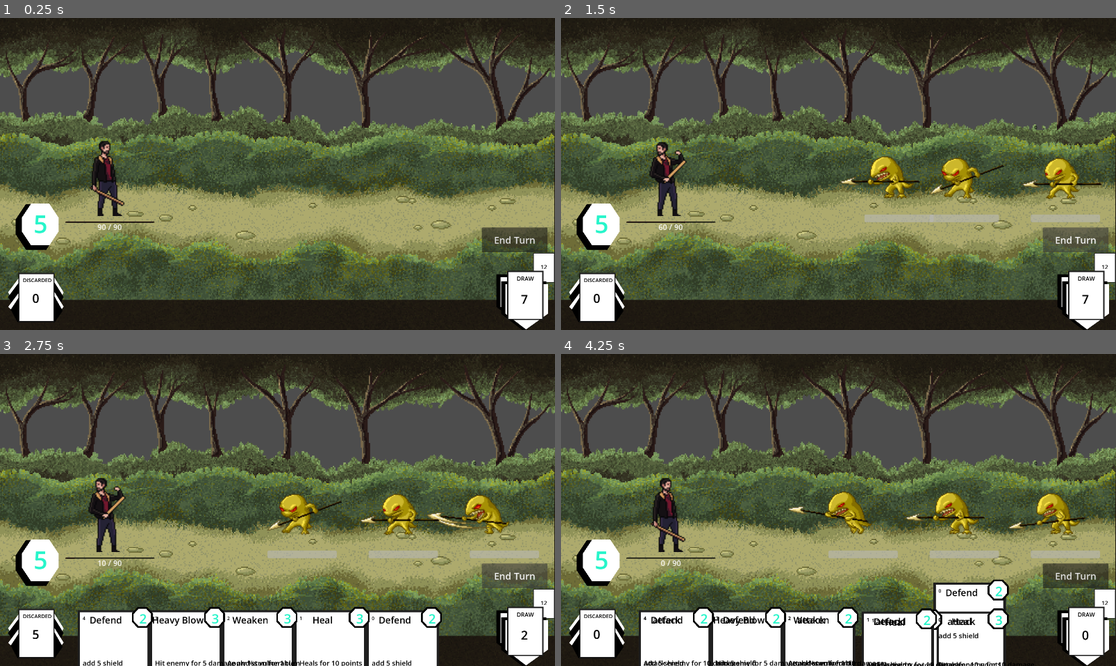
Above: before the commit, frames 1-4 (two rows, left to right).
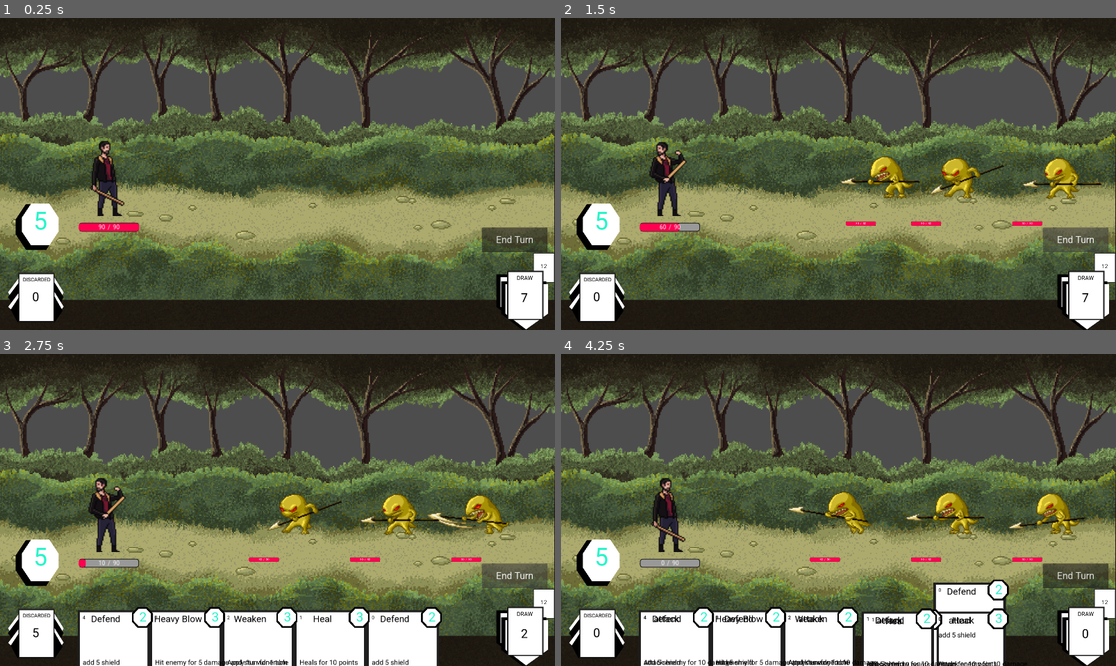
Above: after the commit, the same moments.

Repository: Leosten/card-game
Game: Godot game, scene res://main.tscn
Two runs of this game, one before a commit and one after it. Both use one fixed random seed, a clock stepped at 60 frames per second and the inputs below.
Inputs (mouse positions are in pixels of both pictures, inside the frame that each line leads up to):
- Up to frame 1 (0.25 s): no input
- Up to frame 2 (1.5 s): click "End Turn" at 0.5 s; click "End Turn" at 1.25 s
- Up to frame 3 (2.75 s): click "End Turn" at 2 s
- Up to frame 4 (4.25 s): move the mouse to (966, 656) at 2.77 s; click (966, 656) at 2.92 s; move the mouse to (971, 628) at 3.52 s; click (971, 628) at 3.67 s

The runs differ from the first frame. In frame 1, 0.7% of the frame differs, in the area x 4-99%, y 62-92%; in frame 2, 1.9%; in frame 3, 3.2%; in frame 4, 3.7%, in the area x 4-99%, y 34-100%.

Commit message:
working state, icons to fix

Diff:
--- a/Manager/action_manager.gd
+++ b/Manager/action_manager.gd
@@ -35,7 +35,8 @@
 		if action == CardUtils.action_type.SHIELD:
 			var shield_value = HealUtils.calculate_final_shield(card.shield, battle_state.player_stats)
 			battle_state.player_stats = HealUtils.apply_shield(shield_value, battle_state.player_stats)
-			battle_state.player_stats.shielded.emit(shield_value)
+			battle_state.player_stats.shielded.emit()
+			battle_state.player_stats.stats_changed.emit()
 		if action == CardUtils.action_type.BUFFS:
 			battle_state.player_stats = StatusUtils.apply_buffs(battle_state.player_stats, card.buffs)
 		if (enemy != null) :
@@ -44,8 +45,10 @@
 				enemy = DamageUtils.apply_damage(final_damage, enemy)
 			if action == CardUtils.action_type.STATUS_EFFECTS:
 				enemy = StatusUtils.apply_status_effects(enemy, card.status_effects)
+			enemy.stats_changed.emit()
 			check_for_death(enemy, battle_state)
 
+	battle_state.player_stats.stats_changed.emit()
 	cost_card_mana(battle_state, card.cost)
 	card_used.emit(card)
 
--- a/Manager/character_manager.gd
+++ b/Manager/character_manager.gd
@@ -1,6 +1,5 @@
 extends Node
 
-const PlayerStats = preload("res://Resources/Characters/player_stats.gd")
 var player_stats : PlayerStats
 
 func _init():
--- a/Manager/game_manager.gd
+++ b/Manager/game_manager.gd
@@ -1,10 +1,12 @@
 extends Node
 
 const CardManager = preload("res://Manager/card_manager.gd")
+const UiManager = preload("res://Manager/ui_manager.gd")
 const PlayerStats = preload("res://Resources/Characters/player_stats.gd")
 const CharacterManager = preload("res://Manager/character_manager.gd")
 
 var card_manager : CardManager
+var ui_manager : UiManager
 var character_manager : CharacterManager
 var battle_state : BattleState
 var char_scene : PackedScene = null
@@ -20,10 +22,13 @@
 func _ready() -> void:
 	# select char id at start menu
 	battle_state = BattleState.new()
+	ui_manager = UiManager.new()
+	ui_manager.load_all_icons()
 	char_id = 1
 	card_manager = CardManager.new()
 	character_manager = CharacterManager.new()
 	card_manager.load_all_cards()
+
 	init_cards()
 	init_player(char_id)
 	print("init done")
--- /dev/null
+++ b/Manager/ui_manager.gd
@@ -0,0 +1,14 @@
+class_name UiManager
+
+var loaded_icons : Dictionary
+
+func load_all_icons():
+	for status_name in StatusUtils.status_effects:
+		var status_value: int = StatusUtils.status_effects[status_name]
+		var icon = load("res://View/UI/icons/" + str(status_name).to_lower() + "_icon.tscn")
+		loaded_icons[status_value] = icon
+	print("icons loaded")
+	print(loaded_icons)
+
+func get_icon(icon):
+	return loaded_icons[icon]
--- a/Resources/Characters/1/Character1.gd
+++ b/Resources/Characters/1/Character1.gd
@@ -1,40 +1,16 @@
 extends TargetCharacter
 
-@export var player_stats : PlayerStats
-@onready var card_hand_hud = $CardHandHud
-
-@onready var stats_window = $CharacterStatsWindow
-
-func _ready():
-	pass
-	#stats_window.stats = player_stats
-	#stats_window = get_node('CharacterStatsWindow')
-
 func init(battle_state: BattleState):
-	player_stats = battle_state.player_stats
-	stats_window = get_node('CharacterStatsWindow')
-	stats_window.stats = player_stats
-
+	stats = battle_state.player_stats
 	connect_player_signals()
-	update()
 
 func connect_player_signals():
-	player_stats.stats_changed.connect(on_stats_changed)
-	player_stats.current_mana_changed.connect(on_mana_changed)
-	player_stats.damage_taken.connect(on_damage_taken)
-	player_stats.buffed
+	super()
+	stats.current_mana_changed.connect(on_mana_changed)
 
 func _process(_delta):
 	if not animating:
 		_animated_sprite.play("idle")
-
-func update():
-	stats_window.update()
-	#$HealthBar.max_value = player_stats.max_health
-	#$HealthBar.value = player_stats.health
-
-func on_stats_changed():
-	update()
 
 func on_mana_changed():
 	#not used right now, scene update is in battle
--- a/Resources/Characters/1/Character1.tscn
+++ b/Resources/Characters/1/Character1.tscn
@@ -111,7 +111,7 @@
 [sub_resource type="RectangleShape2D" id="RectangleShape2D_q7hkx"]
 size = Vector2(41, 76)
 
-[node name="Character1" type="CharacterBody2D" unique_id=340876869]
+[node name="Character1" type="AnimatableBody2D" unique_id=807185565]
 scale = Vector2(4, 4)
 script = ExtResource("1_vchkt")
 
@@ -124,5 +124,5 @@
 shape = SubResource("RectangleShape2D_q7hkx")
 
 [node name="CharacterStatsWindow" parent="." unique_id=1699102038 instance=ExtResource("5_txy3v")]
-position = Vector2(-35.75, 68.75)
-scale = Vector2(0.4, 0.4)
+position = Vector2(-24.25, 69.75)
+scale = Vector2(0.5, 0.5)
--- a/Resources/Characters/target_character.gd
+++ b/Resources/Characters/target_character.gd
@@ -1,9 +1,30 @@
 class_name TargetCharacter
 
-extends CharacterBody2D
+extends AnimatableBody2D
 
 var animating = false
 @onready var _animated_sprite : AnimatedSprite2D = $AnimatedSprite2D
+@onready var stats_window = $CharacterStatsWindow
+var stats : Targetable
+
+func connect_player_signals():
+	stats.stats_changed.connect(on_stats_changed)
+	stats.damage_taken.connect(on_damage_taken)
+	stats.buffed.connect(on_buffed)
+	stats.shielded.connect(on_shielded)
+
+func update_stats_window():
+	stats_window.update()
+
+func on_stats_changed():
+	print("target stats changed")
+	print(stats.status_effects)
+	update_stats_window()
+
+func _ready():
+	stats_window = get_node('CharacterStatsWindow')
+	stats_window.stats = stats
+	update_stats_window()
 
 func attack_animation():
 	animating = true
@@ -11,3 +32,17 @@
 	_animated_sprite.play("attack")
 	await _animated_sprite.animation_finished
 	animating = false
+
+func on_damage_taken(damage):
+	animating = true
+	_animated_sprite.stop()
+	_animated_sprite.play("damage_taken")
+	await _animated_sprite.animation_finished
+	animating = false
+
+func on_buffed():
+	pass
+
+func on_shielded():
+	print("has ben shielded")
+	pass
--- a/Utils/damage_utils.gd
+++ b/Utils/damage_utils.gd
@@ -9,6 +9,8 @@
 		if (damage_value == target.shield):
 			target.shield = 0
 			target.shield_broken.emit()
+			target.stats_changed.emit()
+
 			return
 		if (damage_value >= target.shield):
 			var current_shield = target.shield
@@ -17,10 +19,12 @@
 			target.health -= final_damage
 			target.shield_broken.emit()
 			target.damage_taken.emit(final_damage)
+			target.stats_changed.emit()
 			return target
 		else:
 			target.shield -= damage_value
 			target.damage_shielded.emit(damage_value)
+			target.stats_changed.emit()
 			return target
 	target.health -= damage_value
 	target.damage_taken.emit(damage_value)
--- a/Utils/heal_utils.gd
+++ b/Utils/heal_utils.gd
@@ -14,6 +14,7 @@
 	return shield_value
 
 static func apply_shield(shield_value, target : Targetable):
+	print("apply shield %s" % str(shield_value))
 	target.shield += shield_value
 	return target
 
--- a/Utils/status_utils.gd
+++ b/Utils/status_utils.gd
@@ -24,7 +24,9 @@
 				existing_effect.duration += effect.duration
 			target.statused.emit(effect)
 			return target
+		print("added effect")
 		target.status_effects.append(effect)
+		print(target.status_effects)
 		target.statused.emit(effect)
 	return target
 
@@ -67,3 +69,8 @@
 		if status.type == status_effect_to_find:
 			return status
 	return null
+
+func get_status_icons():
+	var icons = []
+	#for buff in StatusUtils.buffs:
+		#var icon = Button.new()
--- a/View/Battle/character_stats_window.gd
+++ b/View/Battle/character_stats_window.gd
@@ -1,12 +1,39 @@
 extends Node
 
 var stats : Targetable
+var local_buffs: Array[Buff]
+var local_status: Array[StatusEffect]
 
 func update():
+	print("SHIELD VALUE FINAL: %s" % stats.shield)
+	if stats.shield > 0:
+		$VBoxContainer/HealthBar/ShieldBar.show()
+		$VBoxContainer/HealthBar/ShieldBar.value = stats.shield
+		$VBoxContainer/HealthBar/ShieldBar.max_value = stats.shield
+		$VBoxContainer/HealthBar/ShieldValue.show()
+		$VBoxContainer/HealthBar/ShieldValue.text = str(stats.shield)
+	else:
+		$VBoxContainer/HealthBar/ShieldBar.hide()
+		$VBoxContainer/HealthBar/ShieldValue.hide()
 	$VBoxContainer/HealthBar.value = stats.health
 	$VBoxContainer/HealthBar.max_value = stats.max_health
-	$VBoxContainer/HealthBar/ShieldBar.value = stats.shield
-	$VBoxContainer/HealthBar/ShieldBar.max_value = stats.max_health
-
 	$VBoxContainer/HealthBar/CenterContainer/HBoxContainer/Health.text = str(stats.health)
 	$VBoxContainer/HealthBar/CenterContainer/HBoxContainer/MaxHealth.text = str(stats.max_health)
+
+	#if stats.buffs.is_empty() == false:
+		#print("check buffs")
+		#local_buffs = stats.buffs
+		#for buff : Buff in stats.buffs:
+			#if buff not in local_buffs:
+				#var icon = GameManager.ui_manager.get_icon(buff.type).new()
+				#$BuffsGrid.add_child(icon)0
+	print("in update")
+	print(stats.status_effects)
+	if stats.status_effects.is_empty() == false:
+		print("check statuses")
+		for status : StatusEffect in stats.status_effects:
+			if status not in local_status:
+				print(status.type)
+				var icon = GameManager.ui_manager.get_icon(status.type).instantiate()
+				$BuffsGrid.add_child(icon)
+				local_status.append(status)
--- a/View/Battle/character_stats_window.tscn
+++ b/View/Battle/character_stats_window.tscn
@@ -4,22 +4,70 @@
 [ext_resource type="Theme" uid="uid://dnmuk5j7d4rge" path="res://View/first_theme.tres" id="2_gxebv"]
 [ext_resource type="Theme" uid="uid://cjepiujjxaikd" path="res://View/Battle/shield_bar.theme" id="3_n0or3"]
 
+[sub_resource type="LabelSettings" id="LabelSettings_k1dyt"]
+font_size = 10
+font_color = Color(0.24313726, 0.60784316, 1, 1)
+outline_size = 1
+outline_color = Color(0, 0, 0, 1)
+
+[sub_resource type="LabelSettings" id="LabelSettings_ifhmy"]
+font_size = 10
+
+[sub_resource type="LabelSettings" id="LabelSettings_bjp1d"]
+font_size = 10
+
+[sub_resource type="LabelSettings" id="LabelSettings_fv8vx"]
+font_size = 10
+
 [node name="CharacterStatsWindow" type="Node2D" unique_id=1699102038]
 script = ExtResource("1_xnyjr")
 
 [node name="VBoxContainer" type="VBoxContainer" parent="." unique_id=212147831]
-offset_right = 192.0
+offset_right = 104.0
 offset_bottom = 74.0
 
 [node name="HealthBar" type="ProgressBar" parent="VBoxContainer" unique_id=632292429]
+custom_minimum_size = Vector2(0, 15)
 layout_mode = 2
+size_flags_vertical = 8
 theme = ExtResource("2_gxebv")
 show_percentage = false
 
+[node name="ShieldBar" type="ProgressBar" parent="VBoxContainer/HealthBar" unique_id=704427127]
+custom_minimum_size = Vector2(0, 10)
+layout_mode = 0
+offset_left = 46.0
+offset_top = 1.0
+offset_right = 103.0
+offset_bottom = 14.0
+theme = ExtResource("3_n0or3")
+min_value = 20.0
+value = 20.0
+fill_mode = 1
+show_percentage = false
+
+[node name="ShieldValue" type="Label" parent="VBoxContainer/HealthBar" unique_id=969845377]
+layout_mode = 0
+offset_left = 110.0
+offset_top = 1.0
+offset_right = 135.0
+offset_bottom = 21.0
+text = "23"
+label_settings = SubResource("LabelSettings_k1dyt")
+
 [node name="CenterContainer" type="CenterContainer" parent="VBoxContainer/HealthBar" unique_id=1848022517]
-layout_mode = 0
-offset_right = 192.0
-offset_bottom = 23.0
+layout_mode = 1
+anchors_preset = 7
+anchor_left = 0.5
+anchor_top = 1.0
+anchor_right = 0.5
+anchor_bottom = 1.0
+offset_left = -51.0
+offset_top = -20.0
+offset_right = 52.0
+offset_bottom = 6.0
+grow_horizontal = 2
+grow_vertical = 0
 
 [node name="HBoxContainer" type="HBoxContainer" parent="VBoxContainer/HealthBar/CenterContainer" unique_id=984800883]
 layout_mode = 2
@@ -28,24 +76,20 @@
 [node name="Health" type="Label" parent="VBoxContainer/HealthBar/CenterContainer/HBoxContainer" unique_id=704031492]
 layout_mode = 2
 text = "10"
+label_settings = SubResource("LabelSettings_ifhmy")
 
 [node name="Separator" type="Label" parent="VBoxContainer/HealthBar/CenterContainer/HBoxContainer" unique_id=1917310321]
 layout_mode = 2
 text = "/"
+label_settings = SubResource("LabelSettings_bjp1d")
 
 [node name="MaxHealth" type="Label" parent="VBoxContainer/HealthBar/CenterContainer/HBoxContainer" unique_id=723403970]
 layout_mode = 2
 text = "100"
+label_settings = SubResource("LabelSettings_fv8vx")
 
-[node name="ShieldBar" type="ProgressBar" parent="VBoxContainer/HealthBar" unique_id=704427127]
-layout_mode = 0
-offset_left = 86.0
-offset_top = 3.0
-offset_right = 188.0
-offset_bottom = 22.0
-theme = ExtResource("3_n0or3")
-fill_mode = 1
-show_percentage = false
-
-[node name="list_icons" type="HBoxContainer" parent="VBoxContainer" unique_id=133163696]
-layout_mode = 2
+[node name="BuffsGrid" type="GridContainer" parent="." unique_id=301094566]
+offset_top = 17.0
+offset_right = 160.0
+offset_bottom = 75.0
+columns = 2
--- a/View/Cards/card_hud.gd
+++ b/View/Cards/card_hud.gd
@@ -115,6 +115,7 @@
 func update_piles_count():
 	$DrawPile/DrawCount.text = str(draw_pile.size())
 	$DiscardPile/DiscardCount.text = str(discard_pile.size())
+	pass
 
 func reposition_cards():
 	for card in displayed_hand:
--- a/View/Monsters/Monster.tscn
+++ b/View/Monsters/Monster.tscn
@@ -1,61 +1,59 @@
 [gd_scene format=3 uid="uid://ctehutl7her3g"]
 
 [ext_resource type="Script" uid="uid://b3kupijqw5fv" path="res://View/Monsters/monster.gd" id="1_3k3gj"]
-
-[sub_resource type="SpriteFrames" id="SpriteFrames_lxhm3"]
-animations = []
-
-[sub_resource type="RectangleShape2D" id="RectangleShape2D_ekkti"]
-resource_local_to_scene = true
-size = Vector2(556, 532)
+[ext_resource type="PackedScene" uid="uid://bnp4uikc62nj1" path="res://View/Battle/character_stats_window.tscn" id="2_c1y8i"]
 
 [sub_resource type="LabelSettings" id="LabelSettings_ekkti"]
 font_size = 25
 font_color = Color(0, 0, 0, 1)
 outline_size = 5
 
+[sub_resource type="RectangleShape2D" id="RectangleShape2D_ekkti"]
+resource_local_to_scene = true
+size = Vector2(97, 98)
+
 [sub_resource type="LabelSettings" id="LabelSettings_oqa6g"]
 font_color = Color(0, 0, 0, 1)
 shadow_size = 13
 shadow_color = Color(1, 1, 1, 0)
 
+[sub_resource type="SpriteFrames" id="SpriteFrames_lxhm3"]
+animations = []
+
 [node name="Monster" type="AnimatableBody2D" unique_id=903031461]
 script = ExtResource("1_3k3gj")
 
-[node name="AnimatedSprite2D" type="AnimatedSprite2D" parent="." unique_id=535737693]
-sprite_frames = SubResource("SpriteFrames_lxhm3")
-animation = &""
+[node name="MonsterName" type="Label" parent="." unique_id=1164102193]
+offset_left = -49.0
+offset_top = -71.0
+offset_right = 69.0
+offset_bottom = -40.0
+text = "TEST"
+label_settings = SubResource("LabelSettings_ekkti")
 
 [node name="Area2D" type="Area2D" parent="." unique_id=886200655]
+position = Vector2(-49, -71)
 
 [node name="CollisionShape2D" type="CollisionShape2D" parent="Area2D" unique_id=1799351193]
 z_index = 3
-position = Vector2(-8, 13)
+position = Vector2(37.5, 59)
 shape = SubResource("RectangleShape2D_ekkti")
 
-[node name="MonsterName" type="Label" parent="." unique_id=1164102193]
-offset_left = -74.0
-offset_top = -259.0
-offset_right = 457.0
-offset_bottom = -188.0
-text = "TEST"
-label_settings = SubResource("LabelSettings_ekkti")
-
 [node name="MonsterPosition" type="Label" parent="." unique_id=2049779721]
-offset_left = -24.0
-offset_top = -293.0
-offset_right = 101.0
-offset_bottom = -203.0
+offset_left = -49.0
+offset_top = -71.0
+offset_right = 69.0
+offset_bottom = -52.0
 text = "1"
 label_settings = SubResource("LabelSettings_oqa6g")
 
-[node name="HealthBar" type="ProgressBar" parent="." unique_id=902273698]
-offset_left = -119.0
-offset_top = 157.0
-offset_right = 121.0
-offset_bottom = 184.0
-step = 1.0
-show_percentage = false
+[node name="CharacterStatsWindow" parent="." unique_id=1699102038 instance=ExtResource("2_c1y8i")]
+position = Vector2(-59, 44)
+
+[node name="AnimatedSprite2D" type="AnimatedSprite2D" parent="." unique_id=535737693]
+position = Vector2(-49, -71)
+sprite_frames = SubResource("SpriteFrames_lxhm3")
+animation = &""
 
 [connection signal="mouse_entered" from="." to="." method="_on_mouse_entered"]
 [connection signal="area_entered" from="Area2D" to="." method="_on_area_2d_area_entered"]
--- a/View/Monsters/monster.gd
+++ b/View/Monsters/monster.gd
@@ -1,21 +1,17 @@
 class_name Monster
 
-extends AnimatableBody2D
+extends TargetCharacter
 
 signal clicked(monster_data: MonsterData)
 signal hovered(monster_data: MonsterData)
 signal dead(monster_data: MonsterData)
 
-@onready var _animated_sprite : AnimatedSprite2D = $AnimatedSprite2D
 @export var monster_data : MonsterData = null
-
 var battle_position
-var animating : bool = false
-var dying : bool = false
 
 func _ready() -> void:
+	super()
 	input_event.connect(_on_input_event)
-	update_health_bar()
 
 func _process(_delta):
 	if not animating:
@@ -23,6 +19,7 @@
 
 func init_data(m_data: MonsterData):
 	monster_data = m_data
+	stats = monster_data
 	$MonsterName.text = monster_data.name
 	$MonsterPosition.text = str(monster_data.battle_position)
 	connect_signals()
@@ -52,19 +49,12 @@
 func _on_area_2d_mouse_entered() -> void:
 	hovered.emit(monster_data)
 
-func update_health_bar():
-	$HealthBar.max_value = monster_data.max_health
-	$HealthBar.value = monster_data.health
-
 func on_monster_dead():
 	animating = true
 	_animated_sprite.stop()
 	_animated_sprite.play("death")
 	await _animated_sprite.animation_finished
 	dead.emit(monster_data)
-	self.queue_free()
-
-func on_death_finish():
 	self.queue_free()
 
 func spawn(battle_positions):
@@ -78,22 +68,5 @@
 		MonsterUtils.action_types.DAMAGE:
 			attack_animation()
 
-func attack_animation():
-	animating = true
-	_animated_sprite.stop()
-	_animated_sprite.play("attack")
-	await _animated_sprite.animation_finished
-	animating = false
-
 func on_action(action_type):
 	play_action_animation(action_type)
-
-func on_damage_taken(damage):
-	animating = true
-	_animated_sprite.stop()
-	_animated_sprite.play("damage_taken")
-	await _animated_sprite.animation_finished
-	animating = false
-
-func on_stats_changed():
-	update_health_bar()
--- /dev/null
+++ b/View/UI/icons/icon_template.tscn
@@ -0,0 +1,34 @@
+[gd_scene format=3 uid="uid://y4kcjwxj6qrs"]
+
+[sub_resource type="LabelSettings" id="LabelSettings_k1dyt"]
+font_size = 10
+
+[node name="Icon" type="Control" unique_id=108899209]
+layout_mode = 3
+anchors_preset = 15
+anchor_right = 1.0
+anchor_bottom = 1.0
+grow_horizontal = 2
+grow_vertical = 2
+
+[node name="Quantity" type="Label" parent="." unique_id=956552803]
+layout_mode = 1
+anchors_preset = -1
+anchor_right = 0.016
+offset_left = 35.0
+offset_top = 6.0
+offset_right = 71.28
+offset_bottom = 62.0
+text = "2"
+label_settings = SubResource("LabelSettings_k1dyt")
+
+[node name="Button" type="Button" parent="." unique_id=966256222]
+custom_minimum_size = Vector2(25, 25)
+layout_mode = 0
+offset_right = 30.0
+offset_bottom = 26.0
+
+[node name="AnimatedSprite2D" type="AnimatedSprite2D" parent="." unique_id=2094156513]
+position = Vector2(13, 14)
+scale = Vector2(1.03125, 1)
+animation = &""
--- /dev/null
+++ b/View/UI/icons/stun_icon.tscn
@@ -0,0 +1,83 @@
+[gd_scene format=3 uid="uid://dti4cgg3uua2l"]
+
+[ext_resource type="PackedScene" uid="uid://y4kcjwxj6qrs" path="res://View/UI/icons/icon_template.tscn" id="1_ms76w"]
+[ext_resource type="Texture2D" uid="uid://du3b5gclvnyvp" path="res://Art/UI/icons/stun_icon.png" id="2_ntlhq"]
+
+[sub_resource type="AtlasTexture" id="AtlasTexture_nd1pc"]
+atlas = ExtResource("2_ntlhq")
+region = Rect2(0, 0, 160, 160)
+
+[sub_resource type="AtlasTexture" id="AtlasTexture_gae40"]
+atlas = ExtResource("2_ntlhq")
+region = Rect2(160, 0, 160, 160)
+
+[sub_resource type="AtlasTexture" id="AtlasTexture_dsl83"]
+atlas = ExtResource("2_ntlhq")
+region = Rect2(320, 0, 160, 160)
+
+[sub_resource type="AtlasTexture" id="AtlasTexture_5cpkc"]
+atlas = ExtResource("2_ntlhq")
+region = Rect2(0, 160, 160, 160)
+
+[sub_resource type="AtlasTexture" id="AtlasTexture_bnl63"]
+atlas = ExtResource("2_ntlhq")
+region = Rect2(160, 160, 160, 160)
+
+[sub_resource type="AtlasTexture" id="AtlasTexture_b0s0v"]
+atlas = ExtResource("2_ntlhq")
+region = Rect2(320, 160, 160, 160)
+
+[sub_resource type="AtlasTexture" id="AtlasTexture_wrsyl"]
+atlas = ExtResource("2_ntlhq")
+region = Rect2(0, 320, 160, 160)
+
+[sub_resource type="AtlasTexture" id="AtlasTexture_difqf"]
+atlas = ExtResource("2_ntlhq")
+region = Rect2(160, 320, 160, 160)
+
+[sub_resource type="AtlasTexture" id="AtlasTexture_j4yg7"]
+atlas = ExtResource("2_ntlhq")
+region = Rect2(320, 320, 160, 160)
+
+[sub_resource type="SpriteFrames" id="SpriteFrames_i2c1k"]
+animations = [{
+"frames": [{
+"duration": 1.0,
+"texture": SubResource("AtlasTexture_nd1pc")
+}, {
+"duration": 1.0,
+"texture": SubResource("AtlasTexture_gae40")
+}, {
+"duration": 1.0,
+"texture": SubResource("AtlasTexture_dsl83")
+}, {
+"duration": 1.0,
+"texture": SubResource("AtlasTexture_5cpkc")
+}, {
+"duration": 1.0,
+"texture": SubResource("AtlasTexture_bnl63")
+}, {
+"duration": 1.0,
+"texture": SubResource("AtlasTexture_b0s0v")
+}, {
+"duration": 1.0,
+"texture": SubResource("AtlasTexture_wrsyl")
+}, {
+"duration": 1.0,
+"texture": SubResource("AtlasTexture_difqf")
+}, {
+"duration": 1.0,
+"texture": SubResource("AtlasTexture_j4yg7")
+}],
+"loop": 1,
+"name": &"default",
+"speed": 5.0
+}]
+
+[node name="StunIcon" unique_id=108899209 instance=ExtResource("1_ms76w")]
+
+[node name="AnimatedSprite2D" parent="." index="2" unique_id=2094156513]
+scale = Vector2(0.15, 0.146)
+sprite_frames = SubResource("SpriteFrames_i2c1k")
+animation = &"default"
+autoplay = "default"
--- /dev/null
+++ b/View/UI/icons/vulnerable_icon.tscn
@@ -0,0 +1,47 @@
+[gd_scene format=3 uid="uid://cihuhmb5ir2wn"]
+
+[ext_resource type="PackedScene" uid="uid://y4kcjwxj6qrs" path="res://View/UI/icons/icon_template.tscn" id="1_a7m66"]
+[ext_resource type="Texture2D" uid="uid://vpa3ioidlefr" path="res://Art/UI/icons/vulnerable_icon.png" id="2_edvdn"]
+
+[sub_resource type="AtlasTexture" id="AtlasTexture_87taj"]
+atlas = ExtResource("2_edvdn")
+region = Rect2(0, 0, 32, 32)
+
+[sub_resource type="AtlasTexture" id="AtlasTexture_yd8hd"]
+atlas = ExtResource("2_edvdn")
+region = Rect2(32, 0, 32, 32)
+
+[sub_resource type="AtlasTexture" id="AtlasTexture_i6qkv"]
+atlas = ExtResource("2_edvdn")
+region = Rect2(0, 32, 32, 32)
+
+[sub_resource type="AtlasTexture" id="AtlasTexture_311n7"]
+atlas = ExtResource("2_edvdn")
+region = Rect2(32, 32, 32, 32)
+
+[sub_resource type="SpriteFrames" id="SpriteFrames_qydms"]
+animations = [{
+"frames": [{
+"duration": 1.0,
+"texture": SubResource("AtlasTexture_87taj")
+}, {
+"duration": 1.0,
+"texture": SubResource("AtlasTexture_yd8hd")
+}, {
+"duration": 1.0,
+"texture": SubResource("AtlasTexture_i6qkv")
+}, {
+"duration": 1.0,
+"texture": SubResource("AtlasTexture_311n7")
+}],
+"loop": 1,
+"name": &"default",
+"speed": 5.0
+}]
+
+[node name="VulnerableIcon" unique_id=108899209 instance=ExtResource("1_a7m66")]
+
+[node name="AnimatedSprite2D" parent="." index="2" unique_id=2094156513]
+sprite_frames = SubResource("SpriteFrames_qydms")
+animation = &"default"
+autoplay = "default"
--- a/battle.gd
+++ b/battle.gd
@@ -7,7 +7,7 @@
 var enemy_turn : bool = false
 var stage_monsters : Array[MonsterData]
 var monsters_displayed : Array[Monster]
-var player_character : CharacterBody2D
+var player_character : AnimatableBody2D
 var death_timer: SceneTreeTimer
 
 var stage_manager : StageManager
@@ -68,7 +68,6 @@
 		monster_scene.clicked.connect(on_monster_clicked)
 		monster_scene.hovered.connect(on_monster_hovered)
 		monster_scene.dead.connect(on_monster_dead)
-		monster_scene.update_health_bar()
 		add_child(monster_scene)
 		monsters_displayed.append(monster_scene)
 		monster_scene.spawn(enemy_positions)
--- a/project.godot
+++ b/project.godot
@@ -34,6 +34,11 @@
 "res://View/": "red"
 }
 
+[gui]
+
+theme/custom="uid://dnmuk5j7d4rge"
+theme/custom_font="uid://cs5tr71i8gdn5"
+
 [input]
 
 mouse_left_click={
Binary file added: Art/UI/Roboto/Roboto-Italic-VariableFont_wdth,wght.ttf
Not shown, added: Art/UI/Roboto/Roboto-Italic-VariableFont_wdth,wght.ttf.import
Binary file added: Art/UI/Roboto/Roboto-VariableFont_wdth,wght.ttf
Not shown, added: Art/UI/Roboto/Roboto-VariableFont_wdth,wght.ttf.import
Binary file added: Art/UI/Roboto/static/Roboto-Black.ttf
Not shown, added: Art/UI/Roboto/static/Roboto-Black.ttf.import
Binary file added: Art/UI/Roboto/static/Roboto-BlackItalic.ttf
Not shown, added: Art/UI/Roboto/static/Roboto-BlackItalic.ttf.import
Binary file added: Art/UI/Roboto/static/Roboto-Bold.ttf
Not shown, added: Art/UI/Roboto/static/Roboto-Bold.ttf.import
Binary file added: Art/UI/Roboto/static/Roboto-BoldItalic.ttf
Not shown, added: Art/UI/Roboto/static/Roboto-BoldItalic.ttf.import
(and 102 more such lines)
